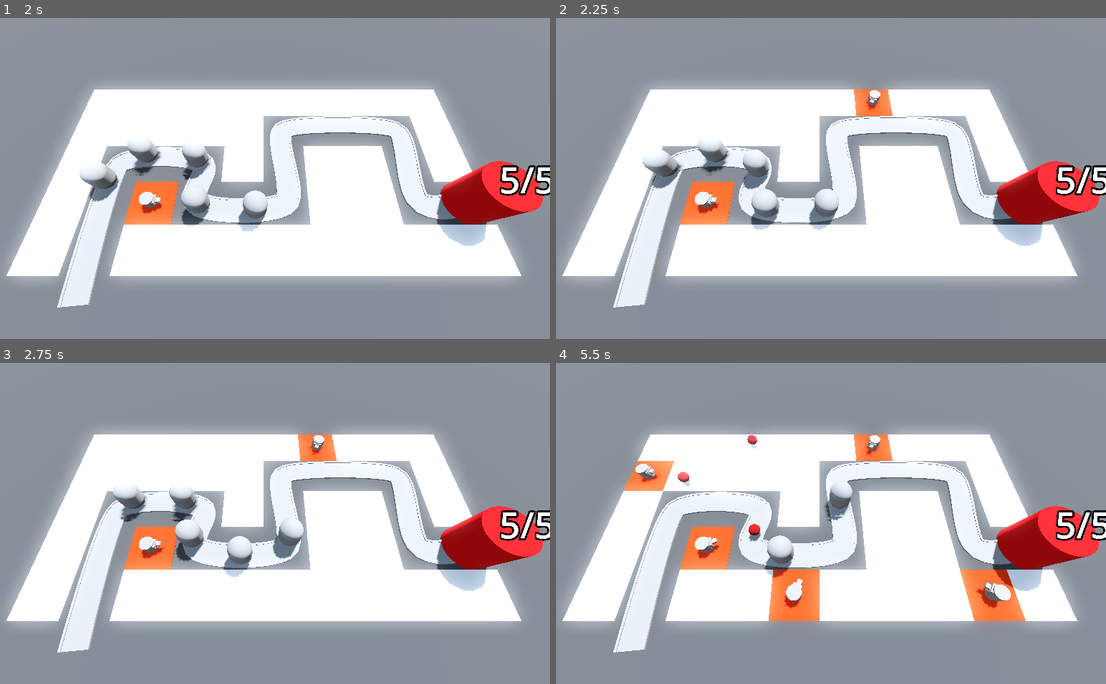
Above: before the commit, frames 1-4 (two rows, left to right).
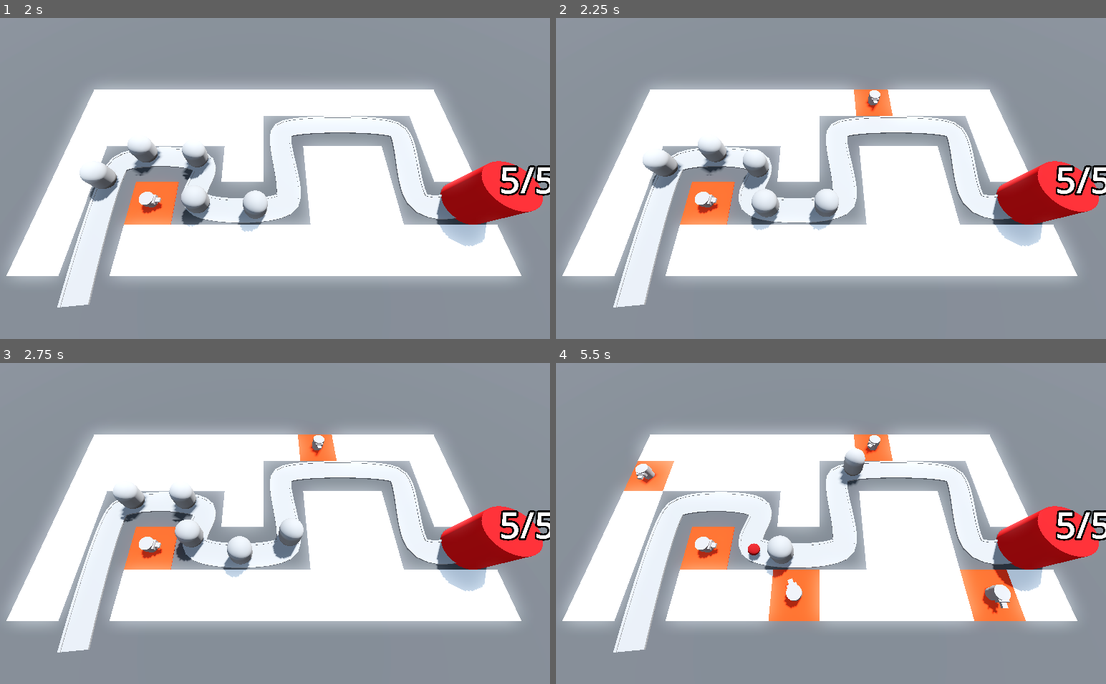
Above: after the commit, the same moments.

Repository: SugarF0x/barblast-3d
Game: Godot game, scene res://BaseLevel.tscn
Same seed, same stepped clock (60 frames per second), same inputs: the game is played once before the commit and once after it.
Inputs (mouse positions are in pixels of both pictures, inside the frame that each line leads up to):
- Up to frame 1 (2 s): move the mouse to (390, 162) at 0.52 s; click (390, 162) at 0.6 s; move the mouse to (148, 194) at 1.27 s; click (148, 194) at 1.35 s
- Up to frame 2 (2.25 s): move the mouse to (875, 107) at 2.02 s; click (875, 107) at 2.1 s
- Up to frame 3 (2.75 s): no input
- Up to frame 4 (5.5 s): move the mouse to (792, 587) at 2.77 s; click (792, 587) at 2.85 s; move the mouse to (990, 571) at 3.52 s; click (990, 571) at 3.6 s; move the mouse to (649, 475) at 4.27 s; click (649, 475) at 4.35 s; move the mouse to (847, 523) at 5.02 s; click (847, 523) at 5.1 s

Frame 1 is identical in both runs. In frame 2, less than 0.1% of the frame differs, in the area x 27-59%, y 24-60%; in frame 3, less than 0.1%; in frame 4, 1.4%, in the area x 14-83%, y 22-79%.

Commit message:
add range to turrets

Diff:
--- a/Turret/turret.gd
+++ b/Turret/turret.gd
@@ -2,6 +2,7 @@
 
 
 @export var projectile_scene: PackedScene
+@export_range(1,10) var range := 10
 
 
 @onready var barrel: MeshInstance3D = %Barrel
@@ -26,9 +27,8 @@
 	projectile.global_position = barrel.global_position
 	projectile.direction = global_transform.basis.z
 
-
 func find_best_target() -> void:
-	var enemies = enemy_path.get_children().filter(func(child): return child is PathFollow3D)
+	var enemies = enemy_path.get_children().filter(func(child): return child is PathFollow3D and global_position.distance_to(child.global_position) <= range)
 	target = enemies.reduce(func(acc: PathFollow3D, val: PathFollow3D): return val if acc.progress_ratio < val.progress_ratio else acc)
 
 
